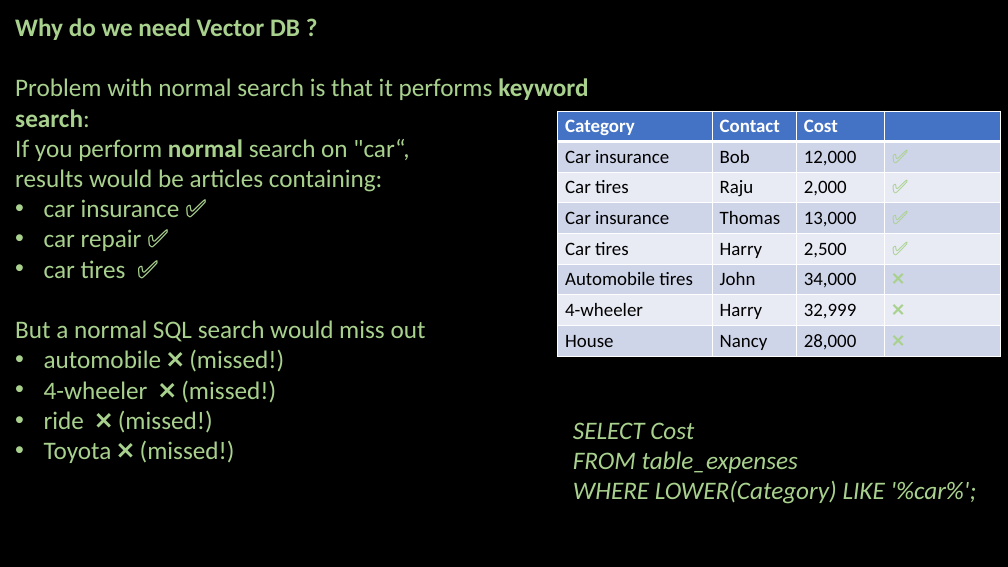
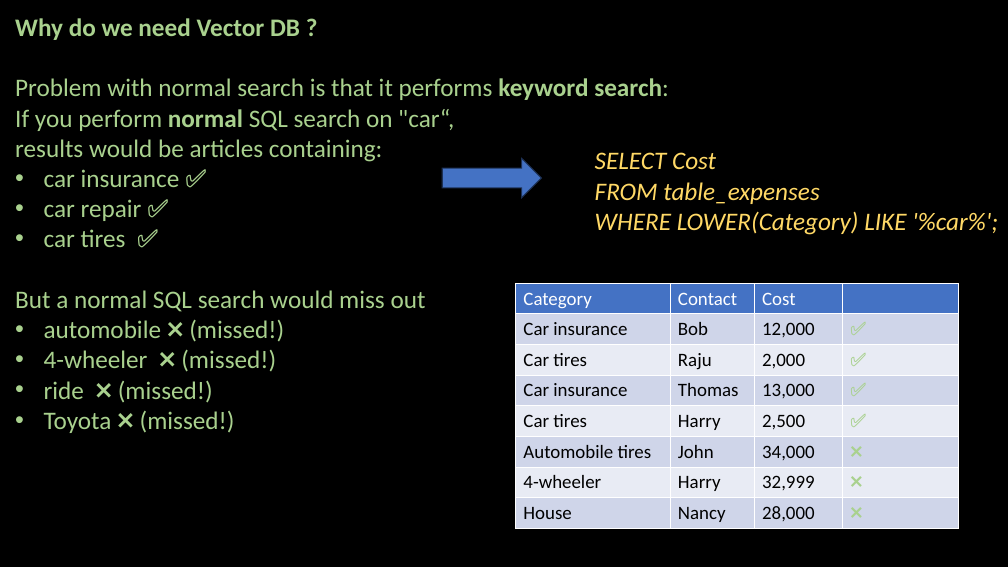
Before and after one commit to ash322ash422/github_loxford_pvt, a slide deck: slide 4 of GenAI/wk4_embedding_vectorDB_SemanticSearch_RAG_OpenAI/2_vectorDB_definition_Application.pptx (slide 3 before the commit). Drawn at 1008x567 pixels with LibreOffice and Linux fonts; fonts in the diff are those of the drawing; background and template pictures are left out. Boxes give left, top, right and bottom in pixels: in the first picture for what was removed or moved away, otherwise in the second. Text is boxed around its words. In the diff, an @@ line names an element or a change of style, - is before the commit and + after.

```diff
--- a/GenAI/wk4_embedding_vectorDB_SemanticSearch_RAG_OpenAI/2_vectorDB_definition_Application.pptx
+++ b/GenAI/wk4_embedding_vectorDB_SemanticSearch_RAG_OpenAI/2_vectorDB_definition_Application.pptx
@@ text at [15, 109, 454, 131]: text changed @@
-If you perform normal search on "car“,
+If you perform normal SQL search on "car“,
@@ text "SELECT Cost": place and size @@
-text "SELECT Cost" at [573, 422, 977, 504]
+text "SELECT Cost" at [595, 152, 998, 235]
@@ text "SELECT Cost" at [595, 152, 998, 235]: text colour #A9D18E to #FFD966 @@
@@ right arrow added at [442, 158, 541, 197], fill #4472C4, outline #1E3256 1 pt @@
@@ table at [516, 284, 958, 529] @@
@@ bold off in "Category", "Contact", "Cost" @@
@@ table: place and size @@
-table at [558, 111, 1000, 356]
+table at [516, 284, 958, 529]
```
Also in this commit, not shown: 7 other slides changed, 3 slides added, 2 slides removed, 64 other files.
